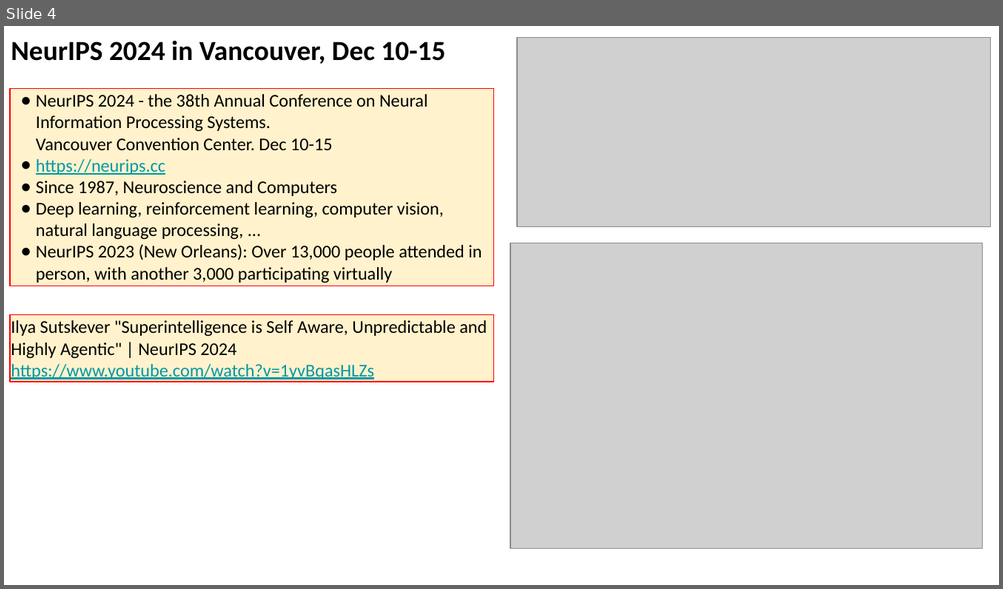
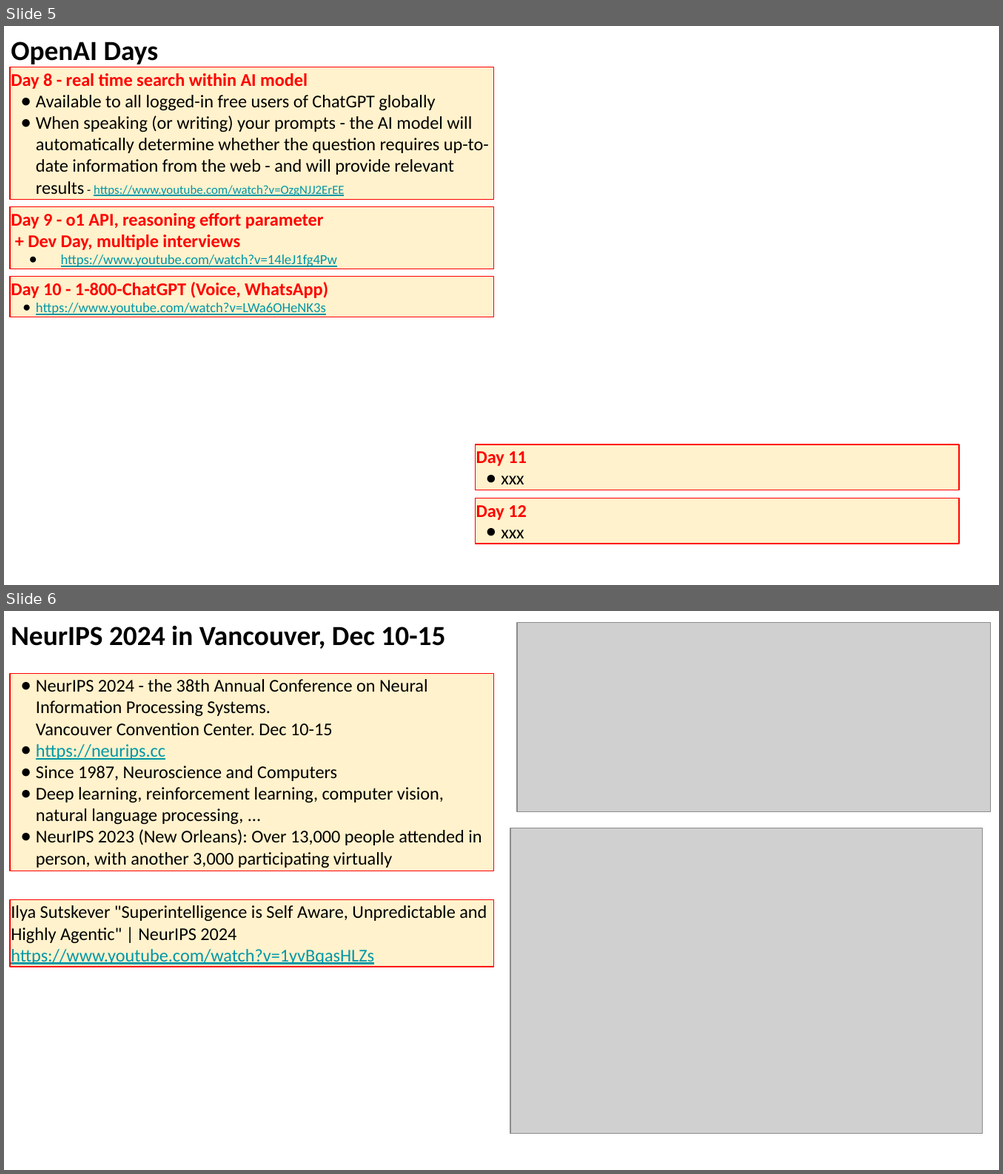
Before and after one commit to lselector/seminar, a slide deck: 2024/2024-12-20-AI-Updates.pptx. Shown one above the other, each under a label of ours: slide 4 before the commit, slides 5 and 6 after it. The pictures are 1003x589 and 1003x1174 pixels, drawn with LibreOffice and Linux fonts; fonts in the diff are those of the drawing; grey boxes stand for pictures. Boxes give left, top, right and bottom in pixels: in the first picture for what was removed or moved away, otherwise in the second. Text is boxed around its words. In the diff, an @@ line names an element or a change of style, - is before the commit and + after.

```diff
--- a/2024/2024-12-20-AI-Updates.pptx
+++ b/2024/2024-12-20-AI-Updates.pptx
@@ slide 5 added at <box>4,26,999,585</box>, background #FFFFFF @@
@@ text added at <box>11,42,159,67</box>, 20 pt, text #000000, bold @@
+OpenAI Days
@@ rectangle added at <box>10,67,493,199</box>, fill #FFF2CC, outline #FF0000 0.75 pt, 13 pt, text #000000 @@
+Day 8 - real time search within AI model
+● Available to all logged-in free users of ChatGPT globally
+● When speaking (or writing) your prompts - the AI model will automatically determine whether the question requires up-to-date information from the web - and will provide relevant results - https://www.youtube.com/watch?v=OzgNJJ2ErEE
@@ rectangle added at <box>10,207,493,269</box>, fill #FFF2CC, outline #FF0000 0.75 pt, 13 pt, text #FF0000, bold @@
+Day 9 - o1 API, reasoning effort parameter
++ Dev Day, multiple interviews
+● https://www.youtube.com/watch?v=14leJ1fg4Pw
@@ rectangle added at <box>10,277,493,318</box>, fill #FFF2CC, outline #FF0000 0.75 pt, 10 pt, text #0097A7, underline @@
+Day 10 - 1-800-ChatGPT (Voice, WhatsApp)
+● https://www.youtube.com/watch?v=LWa6OHeNK3s
@@ rectangle added at <box>475,445,959,491</box>, fill #FFF2CC, outline #FF0000 0.75 pt, 13 pt, text #FF0000, bold @@
+Day 11
+● xxx
@@ rectangle added at <box>475,498,959,544</box>, fill #FFF2CC, outline #FF0000 0.75 pt, 13 pt, text #FF0000, bold @@
+Day 12
+● xxx
@@ what was slide 4 is now slide 6 @@
```
Also in this commit, not shown: 5 slides changed, 4 other slides added, 1 slide removed.
